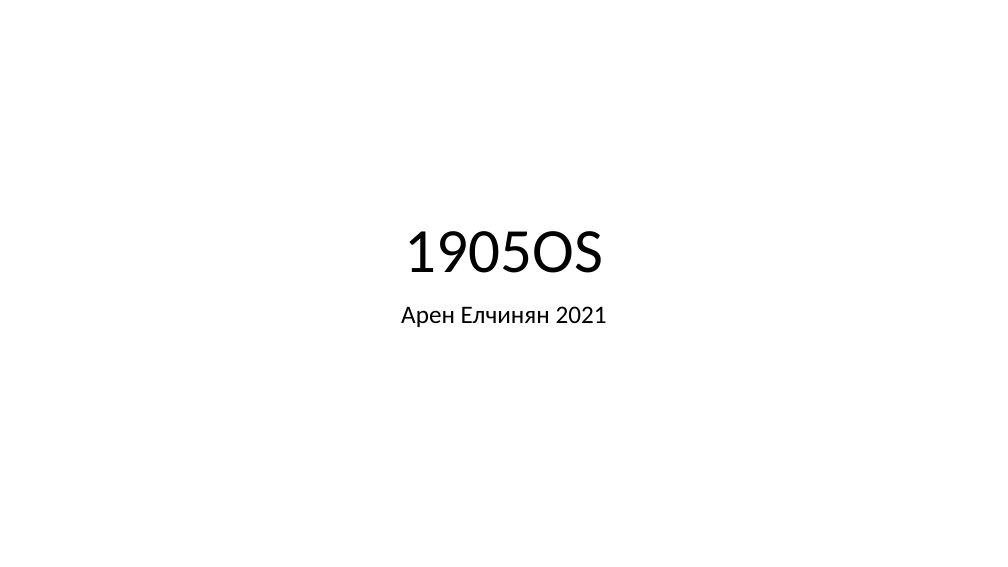
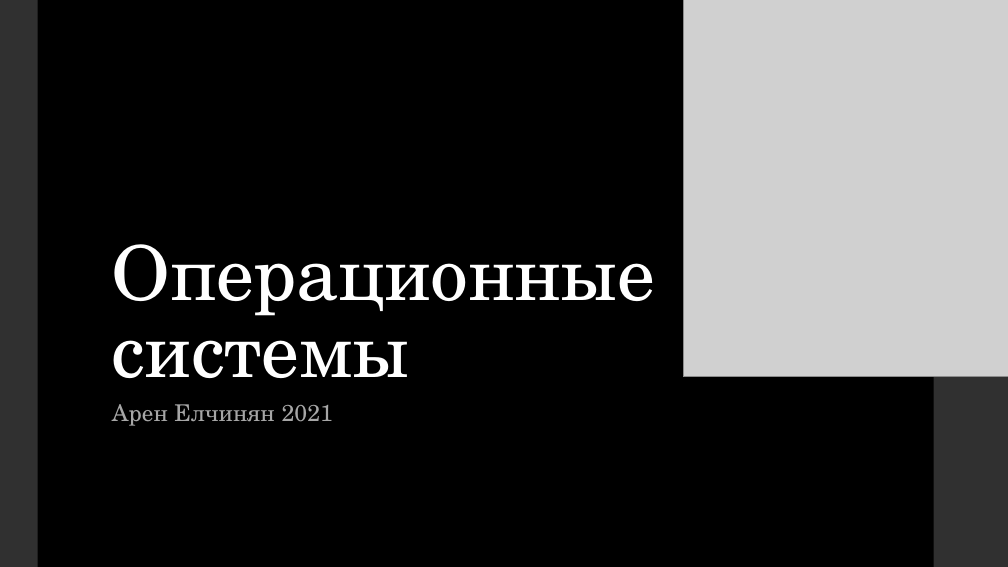
Before and after one commit to 0Nera/1905OS, a slide deck: slide 1 of docs/1905OS.pptx. Drawn at 1008x567 pixels with LibreOffice and Linux fonts; fonts in the diff are those of the drawing; grey boxes stand for pictures. Boxes give left, top, right and bottom in pixels: in the first picture for what was removed or moved away, otherwise in the second. Text is boxed around its words. In the diff, an @@ line names an element or a change of style, - is before the commit and + after.

Commit message:
Update presentation

```diff
--- a/docs/1905OS.pptx
+++ b/docs/1905OS.pptx
@@ background #FFFFFF to #000000 @@
@@ rectangle added at <box>0,0,38,567</box>, fill #303030 @@
@@ picture added at <box>684,0,1008,377</box> @@
@@ rectangle added at <box>934,0,1008,567</box>, fill #303030 @@
@@ title at <box>112,244,655,378</box>: text changed; size 60 to 72 pt; font Calibri to TeX Gyre Schola; text colour #000000 to #FFFFFF @@
-1905OS
+Операционные системы
@@ subtitle "Арен Елчинян 2021": place and size @@
-subtitle "Арен Елчинян 2021" at <box>401,306,607,327</box>
+subtitle "Арен Елчинян 2021" at <box>112,404,334,426</box>
@@ subtitle "Арен Елчинян 2021" at <box>112,404,334,426</box>: size 24 to 22 pt, font Calibri to TeX Gyre Schola, text colour #000000 to #A6A6A6, letter spacing 0 to 0.1 pt; alignment centre to left; line spacing 0.9 to 0.95; more space between paragraphs @@
```
Also in this commit, not shown: 16 slides added.
